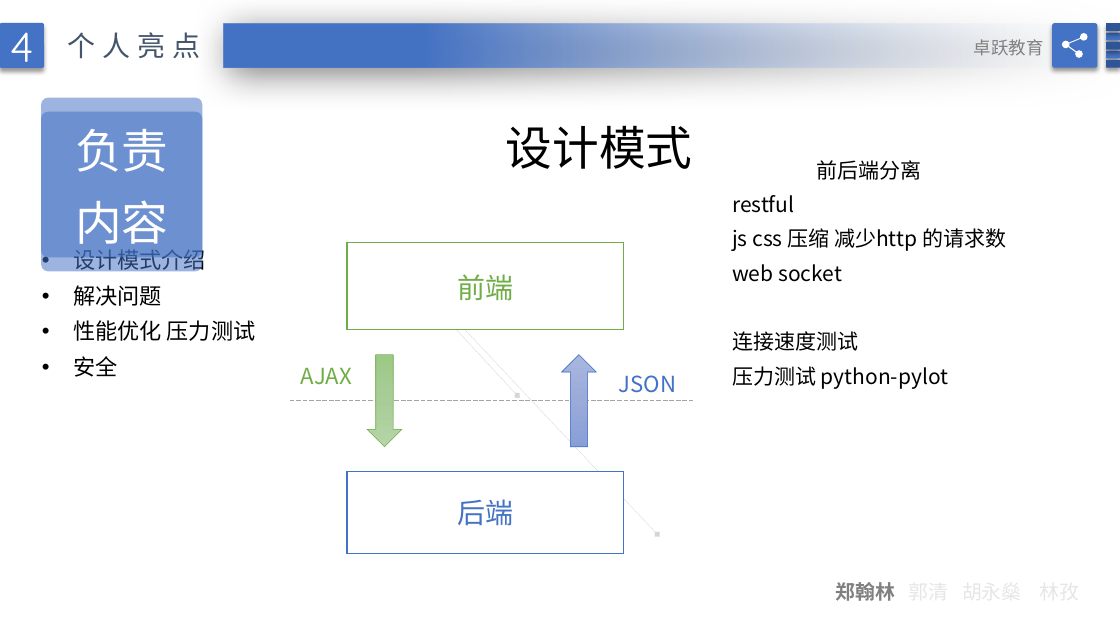
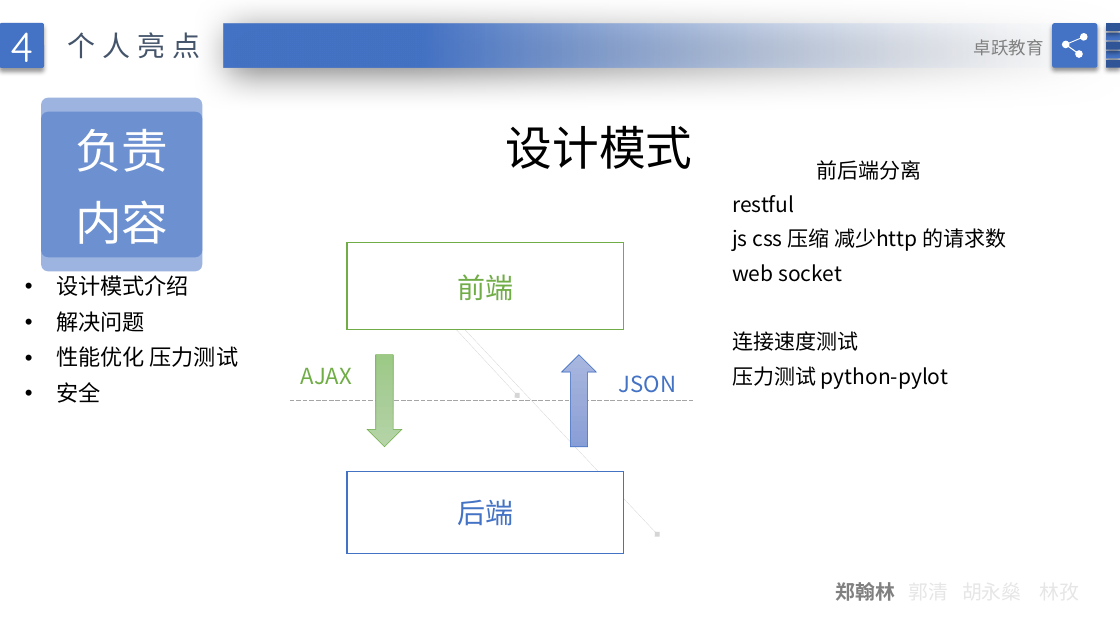
Before and after one commit to TestingTestings/Project_4, a slide deck: slide 27 of doc/简洁蓝色毕业论文答辩PPT模版.pptx. Drawn at 1120x630 pixels with LibreOffice and Linux fonts; fonts in the diff are those of the drawing; background and template pictures are left out. Boxes give left, top, right and bottom in pixels: in the first picture for what was removed or moved away, otherwise in the second. Text is boxed around its words. In the diff, an @@ line names an element or a change of style, - is before the commit and + after.

```diff
--- a/doc/简洁蓝色毕业论文答辩PPT模版.pptx
+++ b/doc/简洁蓝色毕业论文答辩PPT模版.pptx
@@ subtitle "设计模式介绍": place and size @@
-subtitle "设计模式介绍" at (73,246,255,377)
+subtitle "设计模式介绍" at (56,275,238,403)
```
Also in this commit, not shown: 6 other slides changed, 3 slides added.
